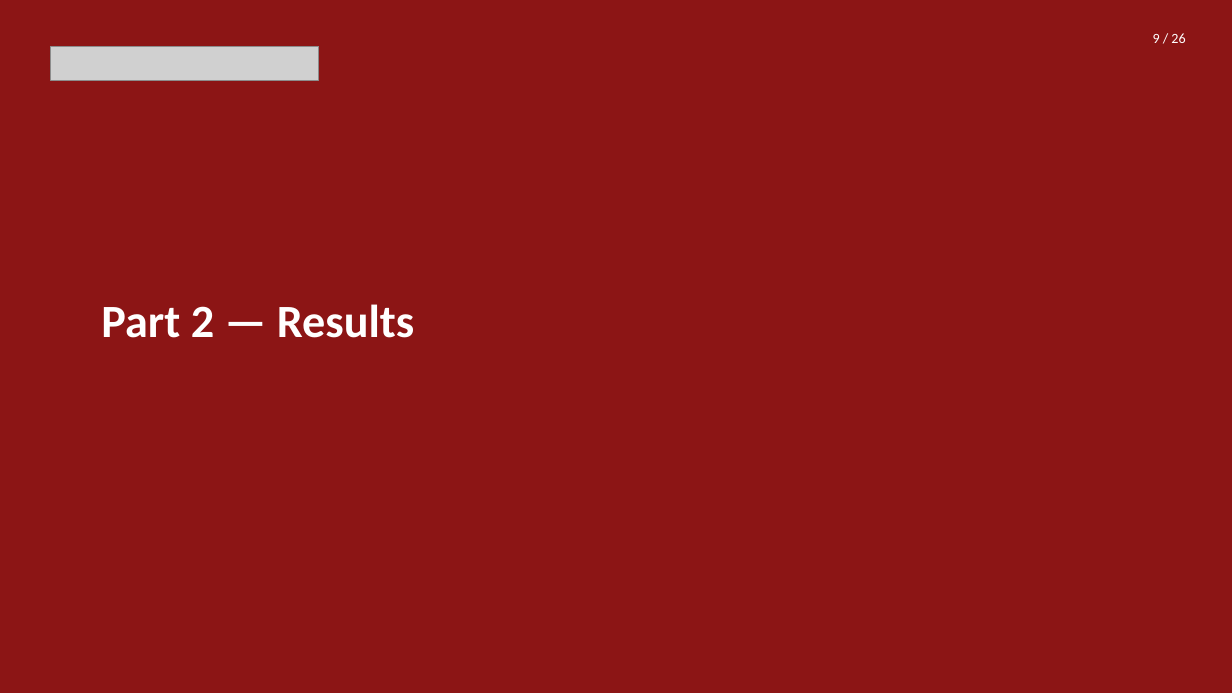
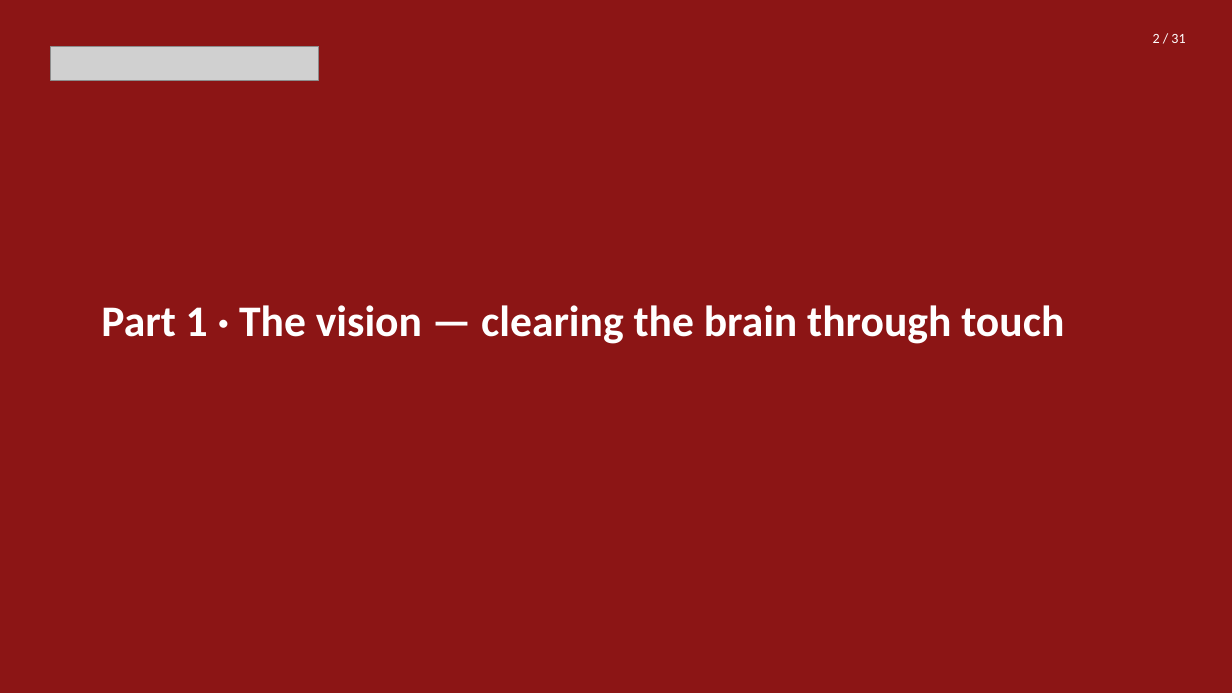
Before and after one commit to wehabit/hpaticmousebuzsakilab, a slide deck: slide 2 of presentation/haptic_brain_talk.pptx (slide 9 before the commit). Drawn at 1232x693 pixels with LibreOffice and Linux fonts; fonts in the diff are those of the drawing; grey boxes stand for pictures. Boxes give left, top, right and bottom in pixels: in the first picture for what was removed or moved away, otherwise in the second. Text is boxed around its words. In the diff, an @@ line names an element or a change of style, - is before the commit and + after.

```diff
--- a/presentation/haptic_brain_talk.pptx
+++ b/presentation/haptic_brain_talk.pptx
@@ text at (x1=1153, y1=34, x2=1185, y2=43): text changed @@
-9 / 26
+2 / 31
@@ text at (x1=101, y1=305, x2=1064, y2=344): text changed; size 36 to 34 pt @@
-Part 2 — Results
+Part 1 · The vision — clearing the brain through touch
```
Also in this commit, not shown: 16 other slides changed, 14 slides added, 9 slides removed, 5 other files.
